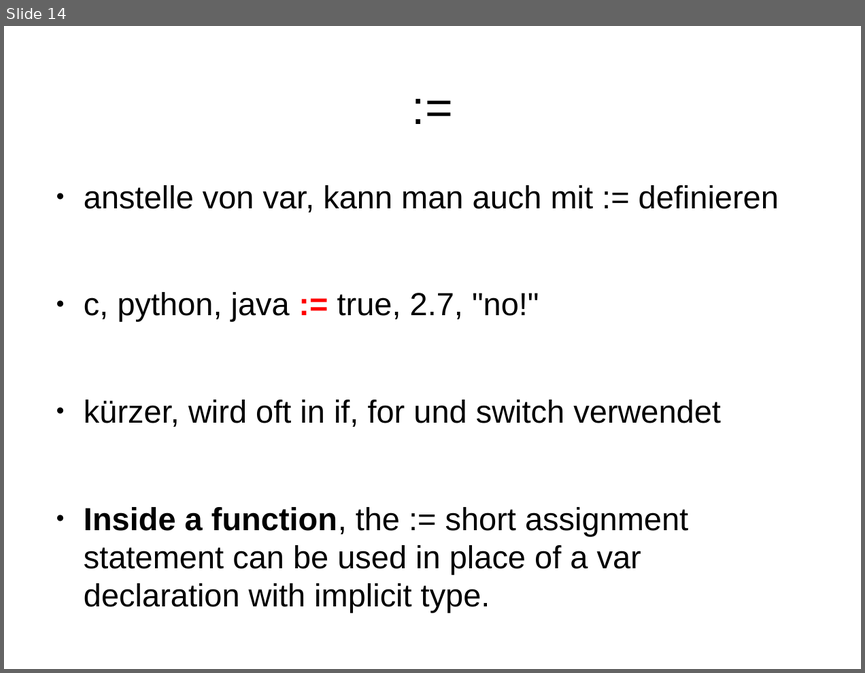
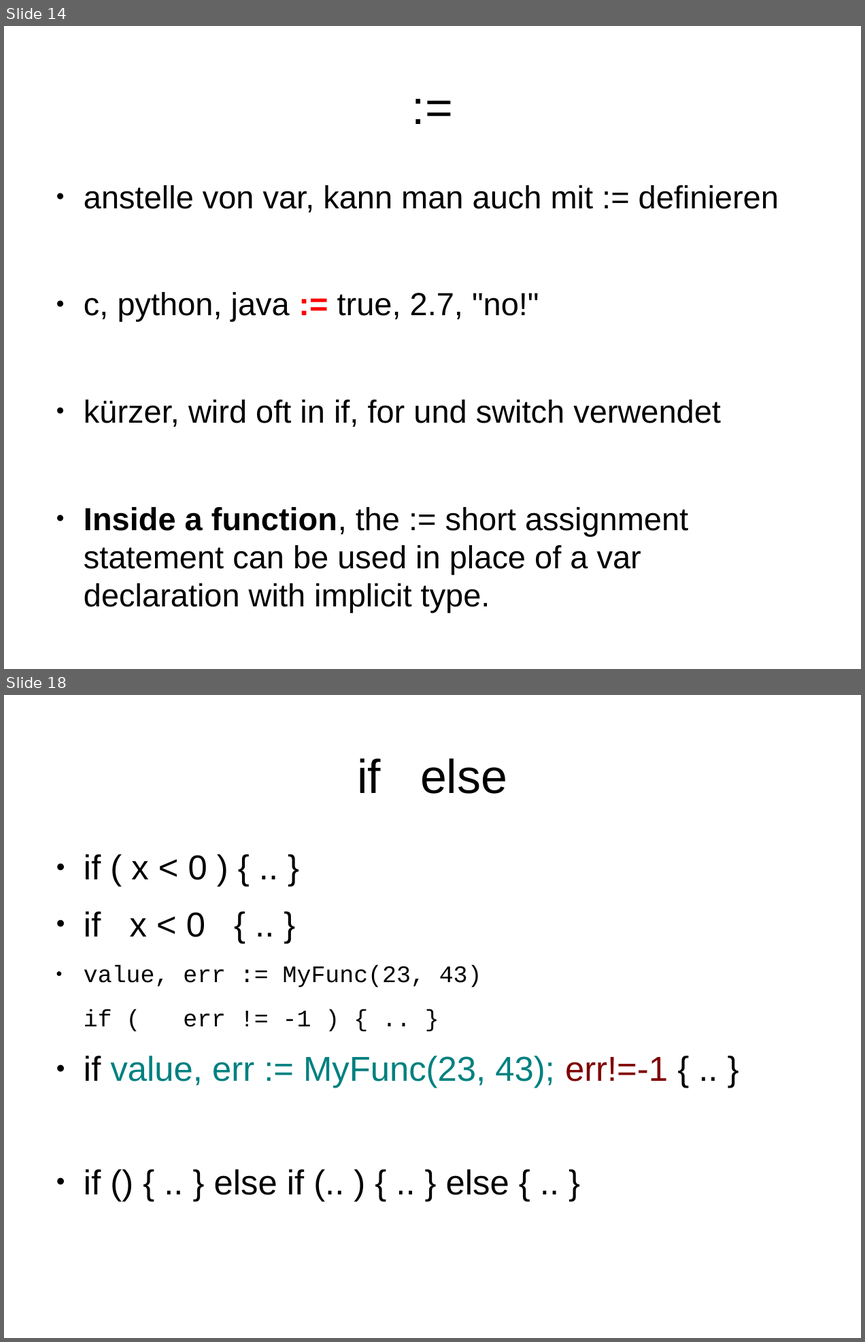
Before and after one commit to rayank77b/smallStuffs, a slide deck: programmierung/vortrag/golang.odp. Shown one above the other, each under a label of ours: slide 14 before the commit, slides 14 and 18 after it; the slides between them are not shown. The pictures are 865x673 and 865x1342 pixels, drawn with LibreOffice and Linux fonts; fonts in the diff are those of the drawing. Boxes give left, top, right and bottom in pixels: in the first picture for what was removed or moved away, otherwise in the second. Text is boxed around its words. In the diff, an @@ line names an element or a change of style, - is before the commit and + after.

```diff
--- a/programmierung/vortrag/golang.odp
+++ b/programmierung/vortrag/golang.odp
@@ slide 18 added at [4, 695, 861, 1338], background #FFFFFF @@
@@ title added at [357, 758, 507, 794], 44 pt, text #000000 @@
+if else
@@ text added at [84, 854, 668, 1195], 32 pt, text #000000 @@
+● if ( x < 0 ) { .. }
+● if x < 0 { .. }
+● value, err := MyFunc(23, 43)
+if ( err != -1 ) { .. }
+● if value, err := MyFunc(23, 43); err!=-1 { .. }
+● if () { .. } else if (.. ) { .. } else { .. }
```
Also in this commit, not shown: 5 other slides added, 4 slides removed.
